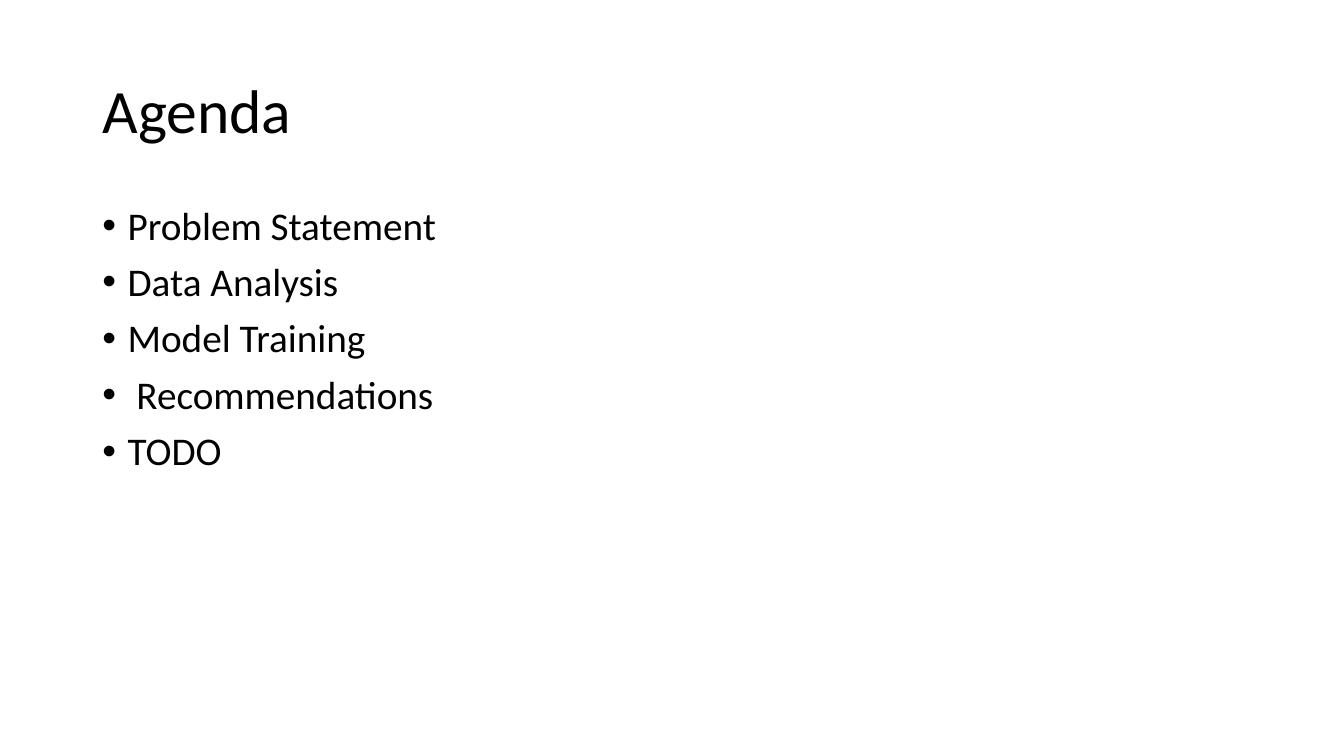
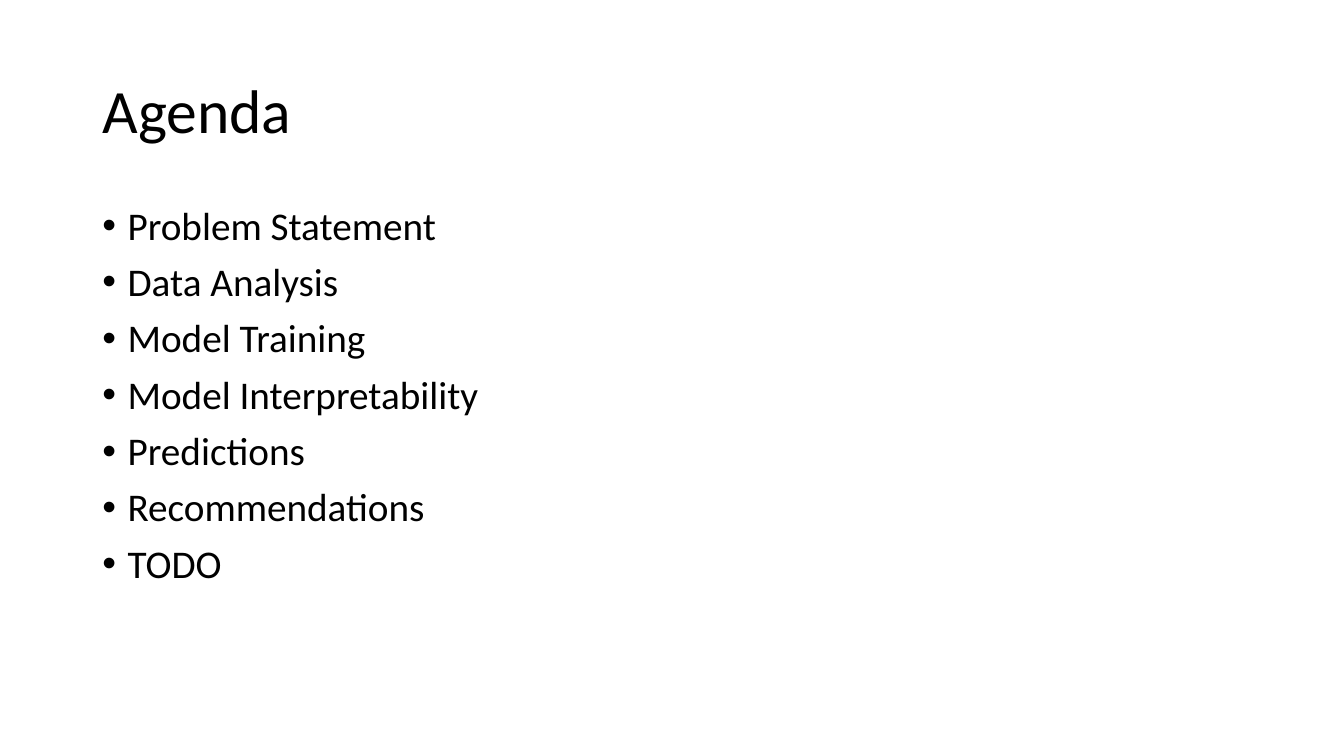
Before and after one commit to gsundeep-tech/churn-prediction, a slide deck: slide 2 of ChurnAnalysis.pptx. Drawn at 1344x756 pixels with LibreOffice and Linux fonts; fonts in the diff are those of the drawing. Boxes give left, top, right and bottom in pixels: in the first picture for what was removed or moved away, otherwise in the second. Text is boxed around its words. In the diff, an @@ line names an element or a change of style, - is before the commit and + after.

```diff
--- a/ChurnAnalysis.pptx
+++ b/ChurnAnalysis.pptx
@@ text at [128, 381, 479, 466]: paragraphs added @@
+• Model Interpretability
+• Predictions
```
Also in this commit, not shown: 3 other slides changed, 5 slides added, 2 slides removed.
